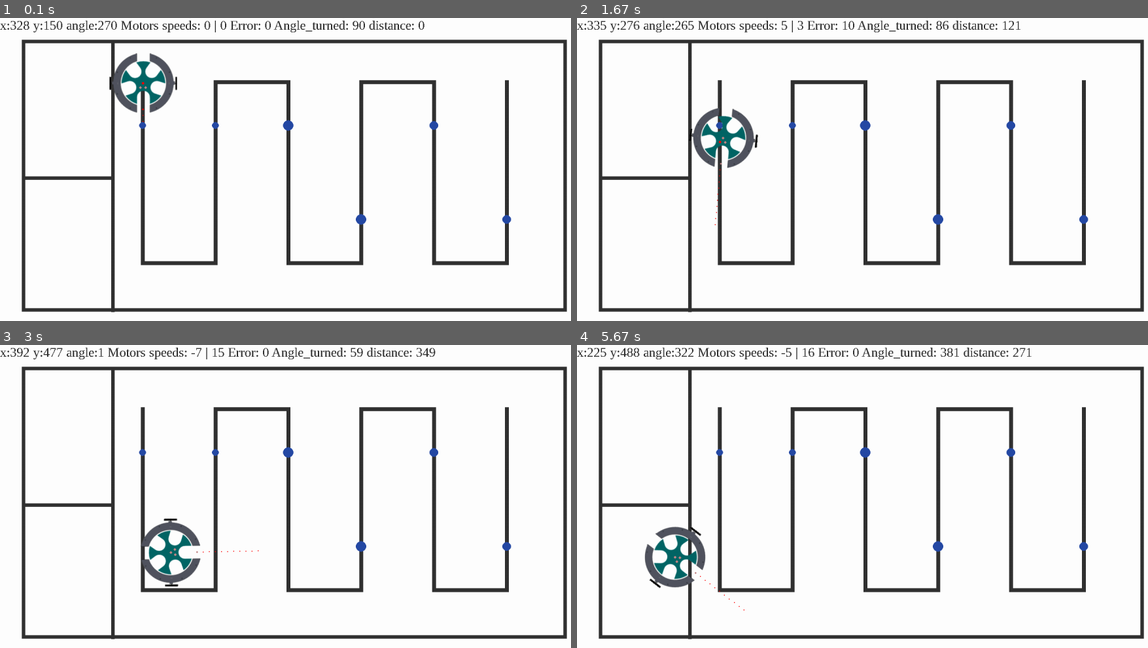
Above: before the commit, frames 1-4 (two rows, left to right).
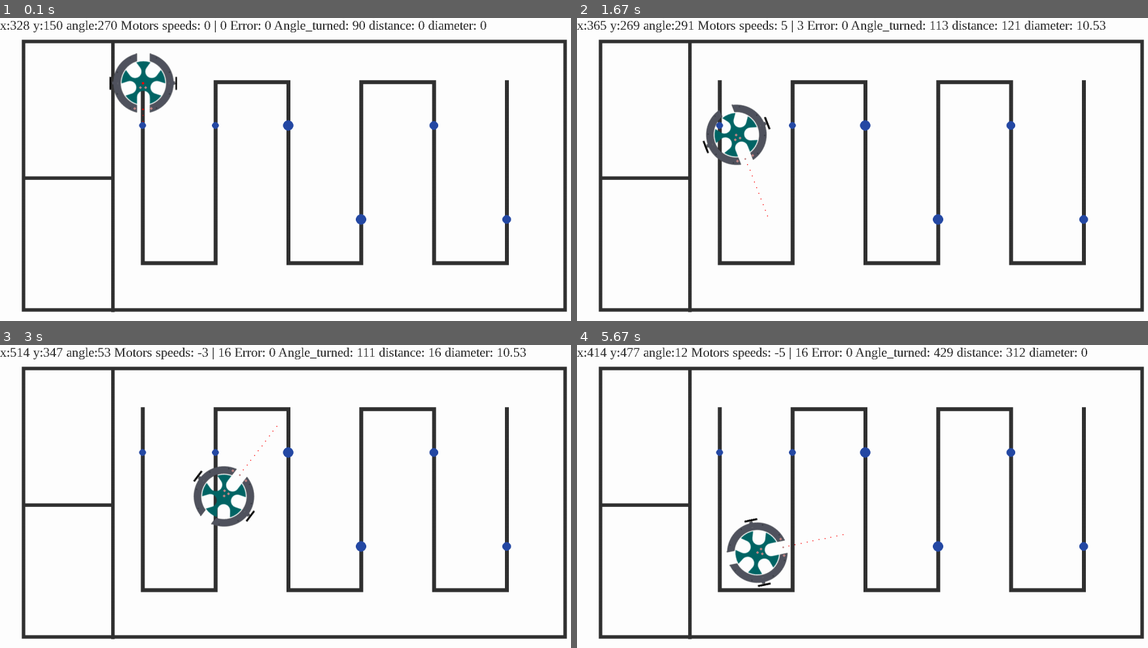
Above: after the commit, the same moments.

Repository: antoinebertoux/projet-BA2-lectrom-c
Game: pygame game, started from main_code.py
Same seed, same stepped clock (60 frames per second), same inputs: the game is played once before the commit and once after it. The source is Python 2; it was converted automatically to run under Python 3.
Inputs:
- Up to frame 1 (0.1 s): no input
- Up to frame 2 (1.67 s): tap Space at 0.33, 1.4 s; tap O at 0.67, 1 s; hold Right from 1.33 s (still down)
- Up to frame 3 (3 s): tap Space at 1.7, 1.9, 2.23, 2.53, 2.73 s; release Right at 1.8 s; hold Up 1.83-2.13 s; tap J at 1.98 s; hold Right 2.17-2.63 s; tap U at 2.32 s; hold Left from 2.67 s (still down)
- Up to frame 4 (5.67 s): tap Space at 3.03, 3.3, 3.63, 4.07, 4.47, 4.77, 5.13, 5.53 s; release Left at 3.2 s; hold Down 3.23-3.53 s; tap J at 3.38, 4.55 s; hold Left 3.57-3.97 s; tap U at 3.72, 5.22 s; hold Up 4-4.37 s; hold Right 4.4-5.03 s; hold Down 5.07-5.43 s; hold Left from 5.47 s (still down)

The runs differ from the first frame. In frame 1, 0.1% of the frame differs, in the area x 23-86%, y 0-31%; in frame 2, 2.4%; in frame 3, 3.5%, in the area x 1-93%, y 0-80%; in frame 4, 3.5%.

Commit message:
added breakbeams

Diff:
--- a/main_code.py
+++ b/main_code.py
@@ -15,6 +15,7 @@
 SLOW_SPEED = 0.4
 NORMAL_SPEED = 1
 TURNING_SPEED = 0.8
+START_TURN_DELAY = 5
 
 error = 0
 turning = ""
@@ -30,12 +31,14 @@
 slowing_down_distance = 0
 angle_turned = 90
 distance_step = 0
-start_turn_delay = 0
+start_turn_delay_count = 0
 angle_step = 0
-Kp =0.15
-start_turn_delay
+Kp =0.05
 last_time = time.time()
 current_time = time.time()
+breakbeam_value = False
+diameter = 0
+last_diameter = 0
 
 ######
 #LOOP#
@@ -60,9 +63,18 @@
         slowing_down_distance = 0
         slowing_down = True
 
-    if slowing_down_distance > 70:
+    if slowing_down and slowing_down_distance > 70:
         #stop slowing down
         slowing_down = False
+        last_diameter = diameter
+        DIAMETER_TOLERANCES = [13, 18, 22, 27]
+        if DIAMETER_TOLERANCES[0] < diameter <= DIAMETER_TOLERANCES[1]:
+            print("petit")
+        elif DIAMETER_TOLERANCES[1] < diameter <= DIAMETER_TOLERANCES[2]:
+            print("moyen")
+        elif DIAMETER_TOLERANCES[2] < diameter <= DIAMETER_TOLERANCES[3]:
+            print("grand")
+        diameter = 0
 
     if slowing_down:
         default_speed = SLOW_SPEED
@@ -70,11 +82,15 @@
     else:
         default_speed = NORMAL_SPEED
 
+    breakbeam_value = simulator.get_breakbeam_value()
+    if breakbeam_value:
+        diameter += distance_step
+
     if turning == "left" or turning == "right":
         #turning
-        if 0 <= start_turn_delay < 1:
-            start_turn_delay += distance_step
-        elif abs(angle_turned)<=90 and start_turn_delay > 1:
+        if 0 <= start_turn_delay_count < START_TURN_DELAY:
+            start_turn_delay_count += distance_step
+        elif abs(angle_turned)<=90 and start_turn_delay_count > START_TURN_DELAY:
             if turning == "left":
                 speed_left = -TURNING_SPEED
                 speed_right = TURNING_SPEED
@@ -100,7 +116,7 @@
 
                 #start turning
                 angle_turned = 0
-                start_turn_delay = 0
+                start_turn_delay_count = 0
                 speed_left = default_speed
                 speed_right = default_speed
                 if (number_of_turns//2)%2 == 1:
@@ -176,7 +192,11 @@
 
     simulator.set_motor_speeds(speed_left, speed_right)
 
-    text_to_display = 'Error: '+str(error) + ' Angle_turned: ' +str(round(angle_turned)) + ' distance: ' + str(round(distance_since_last_turn))
+    text_to_display = 'Error: '+str(error) + ' Angle_turned: ' +str(
+
+int(round(angle_turned))) + ' distance: ' + str(
+
+int(round(distance_since_last_turn)))+ ' diameter: ' + str(round(last_diameter,2))
 
     simulator.end_loop(text_to_display)
     time.sleep(0.05)
--- a/simulator.py
+++ b/simulator.py
@@ -19,6 +19,8 @@
 SENSORS_SPACING = 10
 SENSORS_POS = [(10,-6),(0,0),(10,6)]
 PROXIMITY_SENSOR_OFFSET = 60
+BREAKBEAM_SPACING = 38
+BREAKBEAM_OFFSET = 58
 
 class Car:
     def __init__(self, position, angle, background, tube_list):
@@ -32,6 +34,7 @@
         self.tube_list = tube_list
         self.stocked_tube_list = []
         self.proximity_sensor_value = -1
+        self.breakbeam_value = False
         for i in range(len(SENSORS_POS)):
             self.line_sensors_values.append(0)
 
@@ -91,6 +94,27 @@
             self.proximity_sensor_value = -1
         pygame.draw.circle(scr, color, proximity_sensors_pos, 2, 0)
 
+        ###breakbeam sensors
+        direction_vector = Vect(0,1).rotate(-self.angle)
+        current_pos = self.position + Vect(BREAKBEAM_OFFSET,-BREAKBEAM_SPACING//2).rotate(-self.angle)
+        breakbeam1_pos = (int(current_pos[0]), int(current_pos[1]))
+        distance = 0
+        found = False
+        while distance < BREAKBEAM_SPACING:
+            current_pos += direction_vector
+            distance += 1
+            for tube in self.tube_list:
+                if tube.is_inside(current_pos):
+                    found = True
+        breakbeam2_pos = (int(current_pos[0]), int(current_pos[1]))
+        if found == True:
+            color = red
+            self.breakbeam_value = True
+        else:
+            color = (192,133,133)
+            self.breakbeam_value = False
+        pygame.draw.circle(scr, color, breakbeam1_pos, 3, 0)
+        pygame.draw.circle(scr, color, breakbeam2_pos, 3, 0)
 
     def update_pos(self, dt):
         """Compute the change in angle and position during the duration dt with current motor speeds
@@ -120,6 +144,9 @@
 
     def get_proximity_sensor_value(self):
         return self.proximity_sensor_value
+
+    def get_breakbeam_value(self):
+        return self.breakbeam_value
 
     def get_speeds(self):
         return self.speed_left, self.speed_right
@@ -232,8 +259,18 @@
         self.car.update_pos(time.time()-self.last_time)
         self.last_time = time.time()
         self.car.draw(self.screen)
-        text = self.myfont.render('x:'+str(round(self.car.position[0])) + ' y:'+str(round(self.car.position[1]))  + ' angle:'+str(round(self.car.angle))\
-         + ' Motors speeds: '+str(round(self.car.speed_left))+' | '+str(round(self.car.speed_right))+ ' ' +text , False, black)
+        text = self.myfont.render('x:'+str(
+
+int(round(self.car.position[0]))) + ' y:'+str(
+
+int(round(self.car.position[1])))  + ' angle:'+str(
+
+int(round(self.car.angle)))\
+         + ' Motors speeds: '+str(
+
+int(round(self.car.speed_left)))+' | '+str(
+
+int(round(self.car.speed_right)))+ ' ' +text , False, black)
         self.screen.blit(text,(0,0))
         pygame.display.update()
 
@@ -255,5 +292,8 @@
     def get_proximity_sensor_value(self):
         return self.car.get_proximity_sensor_value()
 
+    def get_breakbeam_value(self):
+        return self.car.get_breakbeam_value()
+
     def get_true_speeds(self):
         return self.car.get_speeds()
Not shown, changed: simulator.pyc
